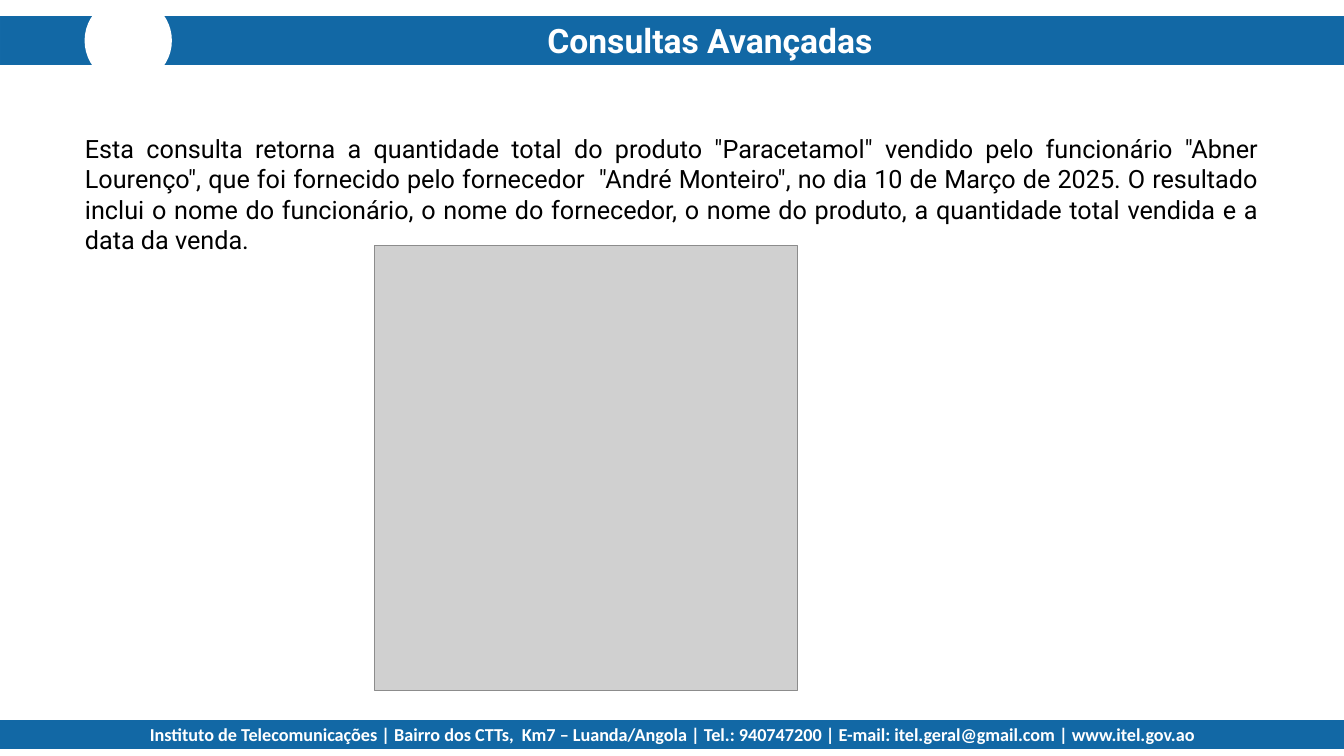
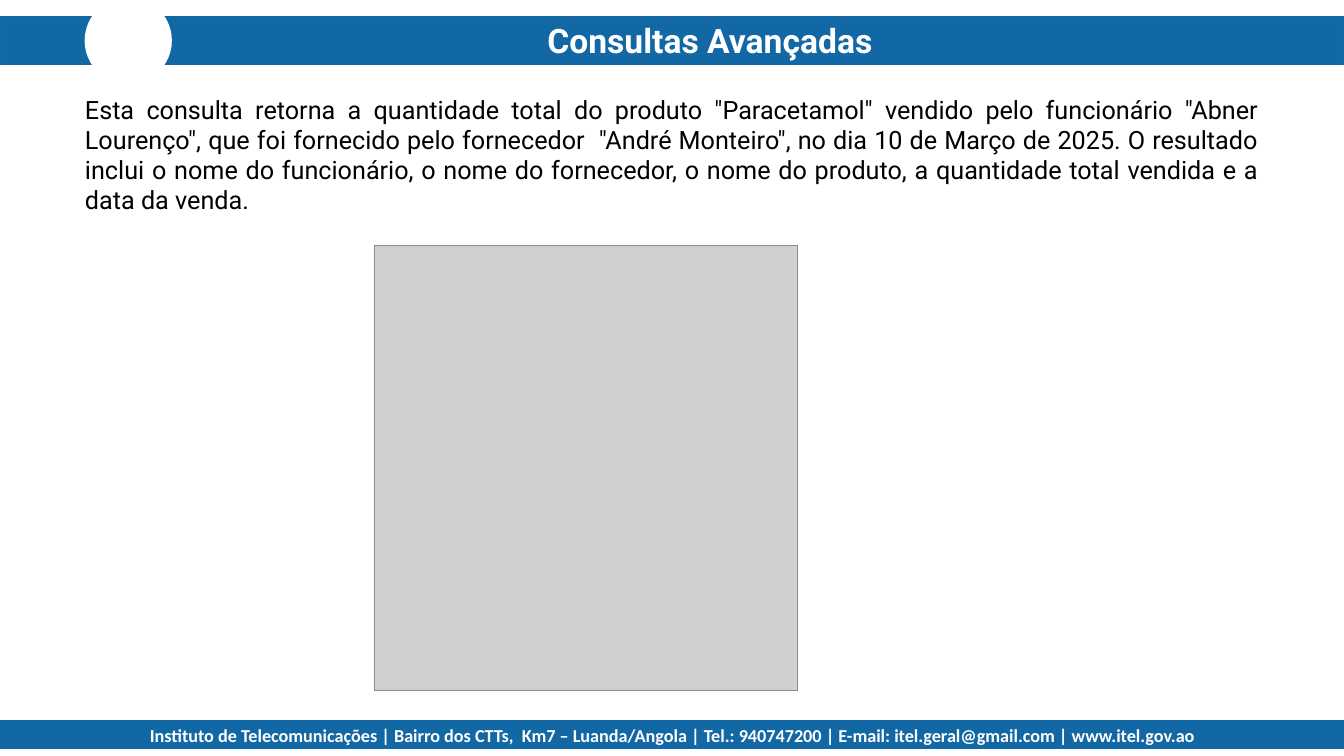
Before and after one commit to jedin01/tumbadas, a slide deck: slide 28 of projeto_coletivo/M_5_Fase3.pptx. Drawn at 1344x756 pixels with LibreOffice and Linux fonts; fonts in the diff are those of the drawing; grey boxes stand for pictures; background and template pictures are left out. Boxes give left, top, right and bottom in pixels: in the first picture for what was removed or moved away, otherwise in the second. Text is boxed around its words. In the diff, an @@ line names an element or a change of style, - is before the commit and + after.

Commit message:
abnerLouren

```diff
--- a/projeto_coletivo/M_5_Fase3.pptx
+++ b/projeto_coletivo/M_5_Fase3.pptx
@@ text "Esta consulta retorna a quantidade ...": place and size @@
-text "Esta consulta retorna a quantidade ..." at box(85, 139, 1258, 250)
+text "Esta consulta retorna a quantidade ..." at box(85, 100, 1258, 210)
```
Also in this commit, not shown: 26 other slides changed, 1 other file.
